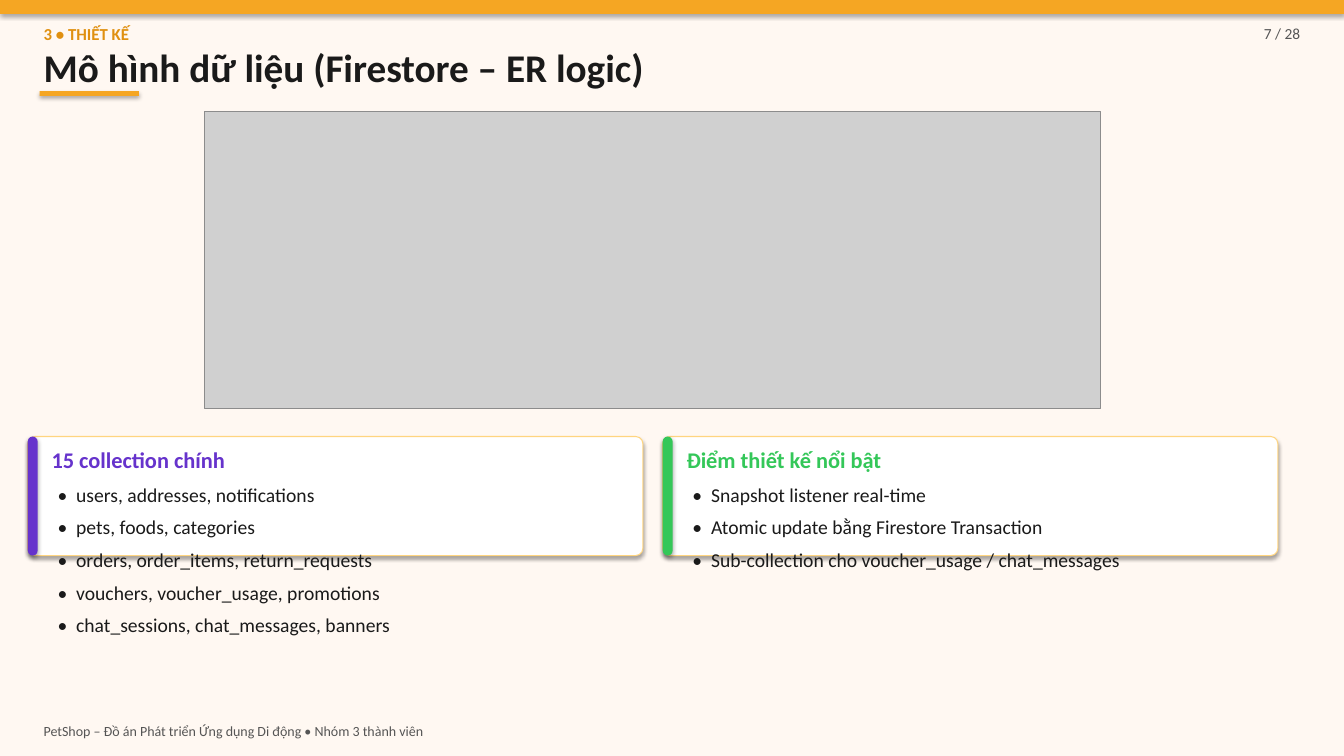
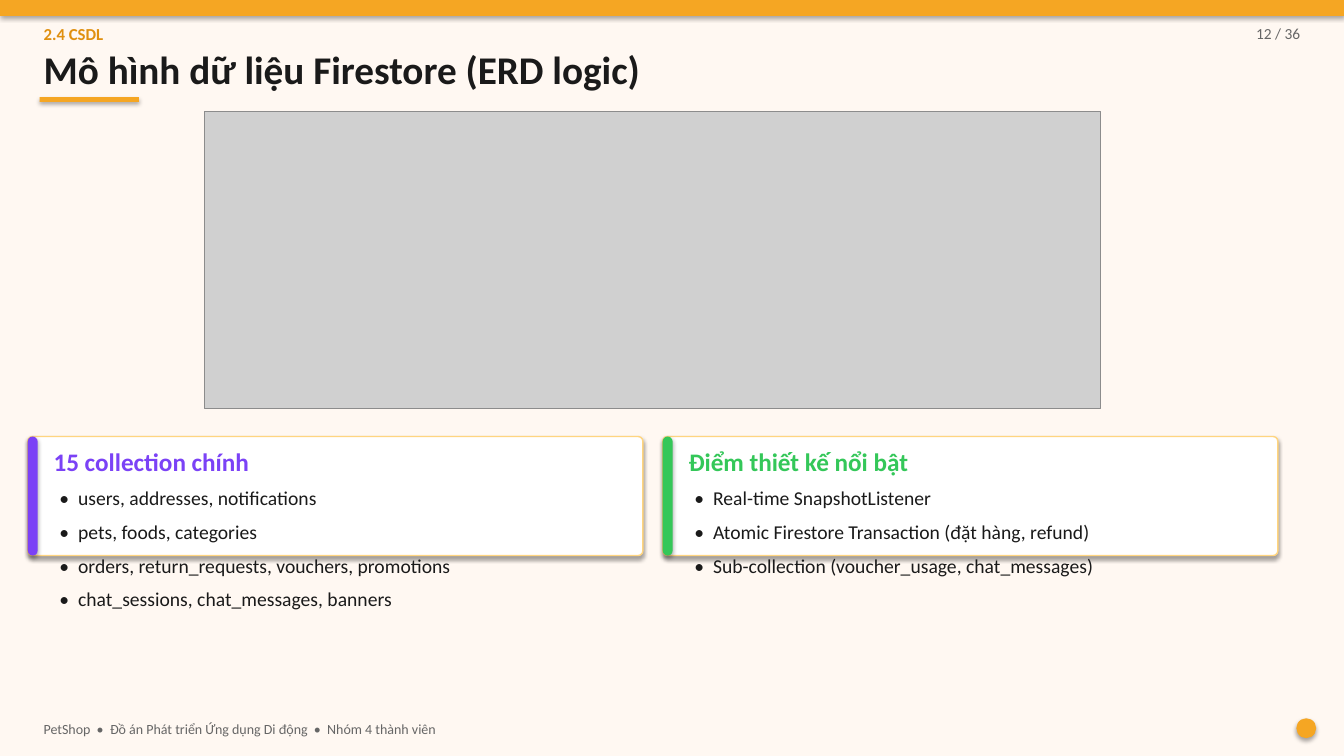
Before and after one commit to DaoTrucMai/Pet-Shop, a slide deck: slide 12 of docs/BAO_CAO_SLIDES.pptx (slide 7 before the commit). Drawn at 1344x756 pixels with LibreOffice and Linux fonts; fonts in the diff are those of the drawing; grey boxes stand for pictures. Boxes give left, top, right and bottom in pixels: in the first picture for what was removed or moved away, otherwise in the second. Text is boxed around its words. In the diff, an @@ line names an element or a change of style, - is before the commit and + after.

```diff
--- a/docs/BAO_CAO_SLIDES.pptx
+++ b/docs/BAO_CAO_SLIDES.pptx
@@ text at (x1=44, y1=29, x2=103, y2=40): text changed @@
-3 • THIẾT KẾ
+2.4 CSDL
@@ text at (x1=1256, y1=28, x2=1301, y2=39): text changed; text colour #555555 to #666666 @@
-7 / 28
+12 / 36
@@ text at (x1=44, y1=55, x2=639, y2=91): text changed @@
-Mô hình dữ liệu (Firestore – ER logic)
+Mô hình dữ liệu Firestore (ERD logic)
@@ rectangle moved from (x1=39, y1=92, x2=138, y2=97) to (x1=39, y1=97, x2=138, y2=102) @@
@@ rounded rectangle at (x1=28, y1=437, x2=643, y2=556): outline #FFD580 0.75 pt to #FFD580 1 pt; proportions changed @@
@@ rounded rectangle at (x1=28, y1=437, x2=38, y2=556): fill #6633CC to #7B42F6 @@
@@ text "15 collection chính" at (x1=54, y1=453, x2=249, y2=471): size 16 to 18 pt, text colour #6633CC to #7B42F6 @@
@@ rounded rectangle at (x1=662, y1=437, x2=1277, y2=556): outline #FFD580 0.75 pt to #FFD580 1 pt; proportions changed @@
@@ text "Điểm thiết kế nổi bật" at (x1=689, y1=451, x2=908, y2=476): size 16 to 18 pt @@
@@ text at (x1=78, y1=491, x2=391, y2=610): line spacing 1.15 to 1.2 @@
@@ text at (x1=713, y1=491, x2=1093, y2=577): text changed @@
-• Snapshot listener real-time
-• Atomic update bằng Firestore Transaction
-• Sub-collection cho voucher_usage / chat_messages
+• Real-time SnapshotListener
+• Atomic Firestore Transaction (đặt hàng, refund)
+• Sub-collection (voucher_usage, chat_messages)
@@ text at (x1=78, y1=556, x2=450, y2=576): text changed @@
-• orders, order_items, return_requests
-• vouchers, voucher_usage, promotions
+• orders, return_requests, vouchers, promotions
@@ ellipse added at (x1=1297, y1=719, x2=1317, y2=739), fill #F5A623 @@
@@ text at (x1=44, y1=722, x2=436, y2=737): text changed; text colour #555555 to #666666 @@
-PetShop – Đồ án Phát triển Ứng dụng Di động • Nhóm 3 thành viên
+PetShop • Đồ án Phát triển Ứng dụng Di động • Nhóm 4 thành viên
```
Also in this commit, not shown: 17 other slides changed, 19 slides added, 10 slides removed, 26 other files.
